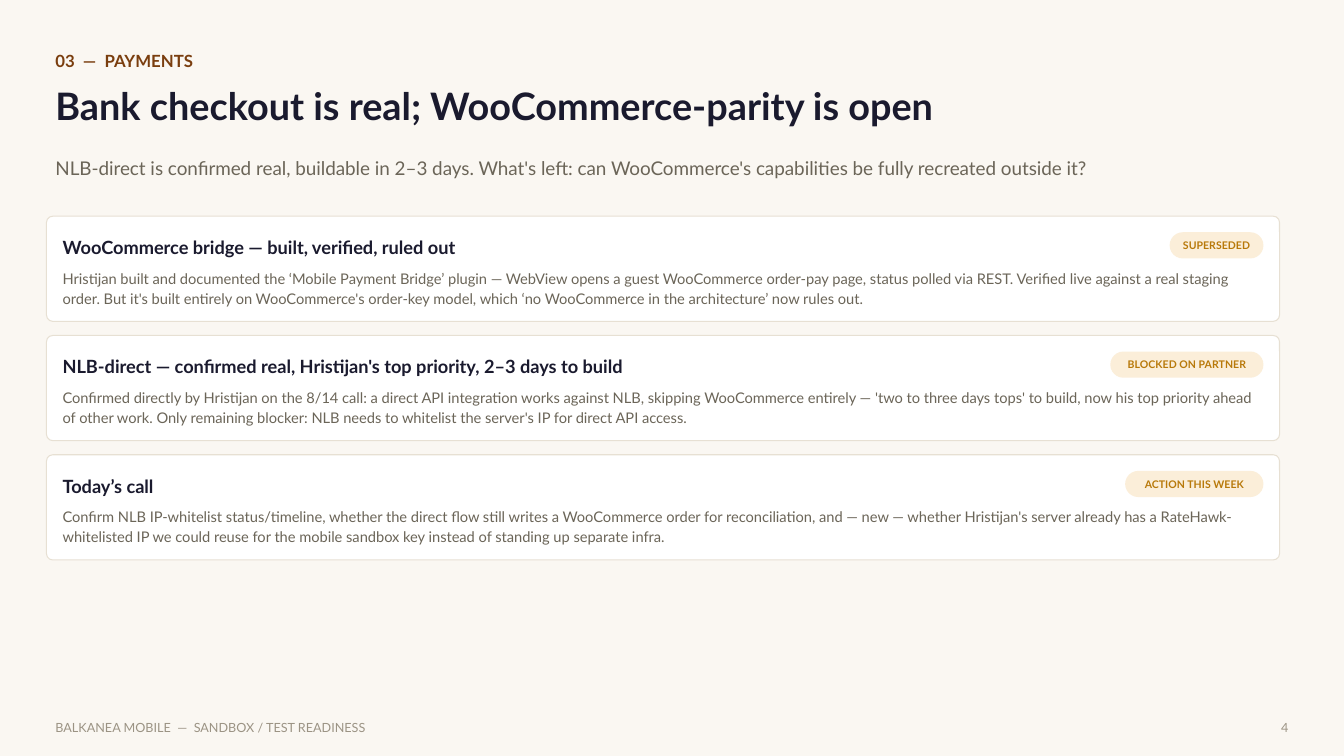
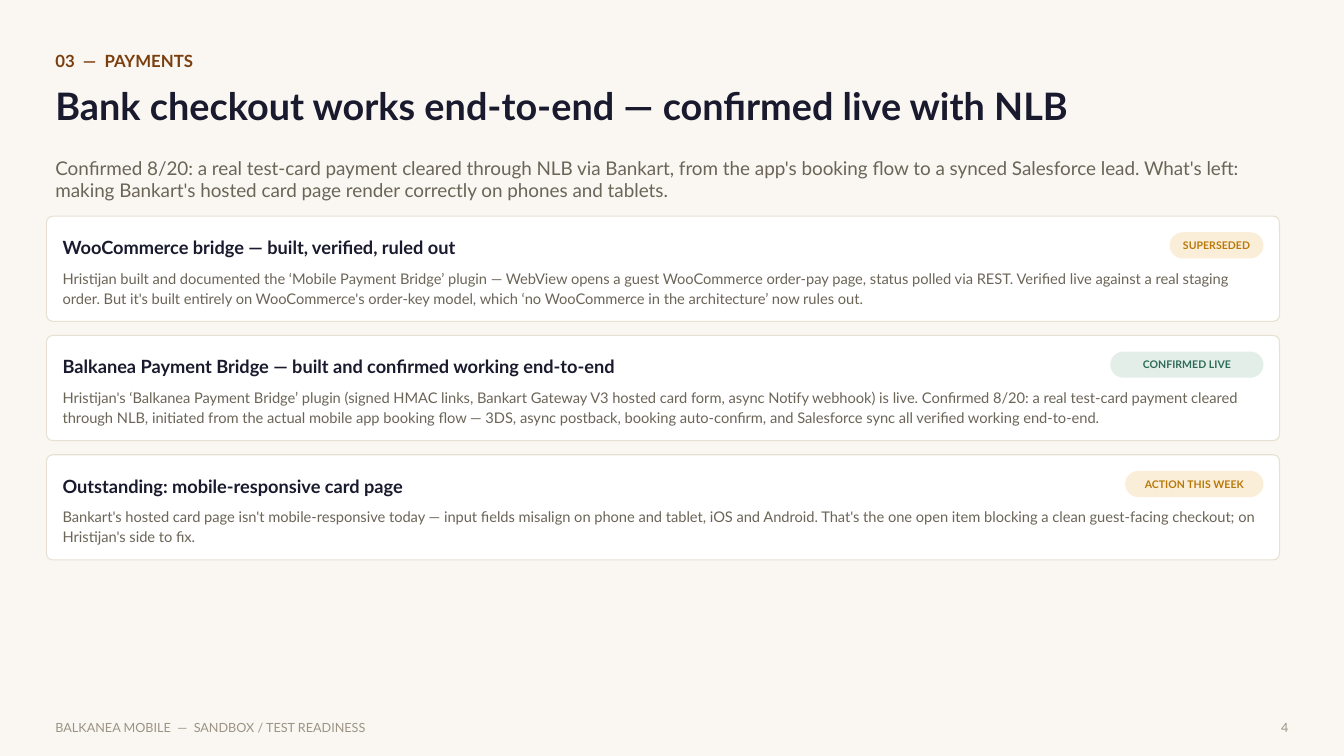
Before and after one commit to rweale-ai/balkanea-mobile, a slide deck: slide 4 of decks/Balkanea-Mobile-Sandbox-Readiness-Update.pptx. Drawn at 1344x756 pixels with LibreOffice and Linux fonts; fonts in the diff are those of the drawing. Boxes give left, top, right and bottom in pixels: in the first picture for what was removed or moved away, otherwise in the second. Text is boxed around its words. In the diff, an @@ line names an element or a change of style, - is before the commit and + after.

Commit message:
chore: daily sync 2026-08-21

```diff
--- a/decks/Balkanea-Mobile-Sandbox-Readiness-Update.pptx
+++ b/decks/Balkanea-Mobile-Sandbox-Readiness-Update.pptx
@@ text at (55, 92, 1068, 121): text changed @@
-Bank checkout is real; WooCommerce-parity is open
+Bank checkout works end-to-end — confirmed live with NLB
@@ text at (55, 161, 1239, 201): text changed @@
-NLB-direct is confirmed real, buildable in 2–3 days. What's left: can WooCommerce's capabilities be fully recreated outside it?
+Confirmed 8/20: a real test-card payment cleared through NLB via Bankart, from the app's booking flow to a synced Salesforce lead. What's left: making Bankart's hosted card page render correctly on phones and tablets.
@@ text at (63, 359, 614, 377): text changed @@
-NLB-direct — confirmed real, Hristijan's top priority, 2–3 days to build
+Balkanea Payment Bridge — built and confirmed working end-to-end
@@ rounded rectangle at (1110, 352, 1263, 378): fill #FBEED9 to #E3EEE9 @@
@@ text at (1143, 360, 1231, 368): text changed; text colour #B8790A to #2E6B57 @@
-BLOCKED ON PARTNER
+CONFIRMED LIVE
@@ text at (63, 392, 1237, 426): text changed @@
-Confirmed directly by Hristijan on the 8/14 call: a direct API integration works against NLB, skipping WooCommerce entirely — 'two to three days tops' to build, now his top priority ahead of other work. Only remaining blocker: NLB needs to whitelist the server's IP for direct API access.
+Hristijan's ‘Balkanea Payment Bridge’ plugin (signed HMAC links, Bankart Gateway V3 hosted card form, async Notify webhook) is live. Confirmed 8/20: a real test-card payment cleared through NLB, initiated from the actual mobile app booking flow — 3DS, async postback, booking auto-confirm, and Salesforce sync all verified working end-to-end.
@@ text at (63, 479, 403, 497): text changed @@
-Today’s call
+Outstanding: mobile-responsive card page
@@ text at (63, 511, 1254, 545): text changed @@
-Confirm NLB IP-whitelist status/timeline, whether the direct flow still writes a WooCommerce order for reconciliation, and — new — whether Hristijan's server already has a RateHawk-whitelisted IP we could reuse for the mobile sandbox key instead of standing up separate infra.
+Bankart's hosted card page isn't mobile-responsive today — input fields misalign on phone and tablet, iOS and Android. That's the one open item blocking a clean guest-facing checkout; on Hristijan's side to fix.
```
Also in this commit, not shown: 6 other slides changed, 2 slides added, 1 slide removed, 21 other files.
